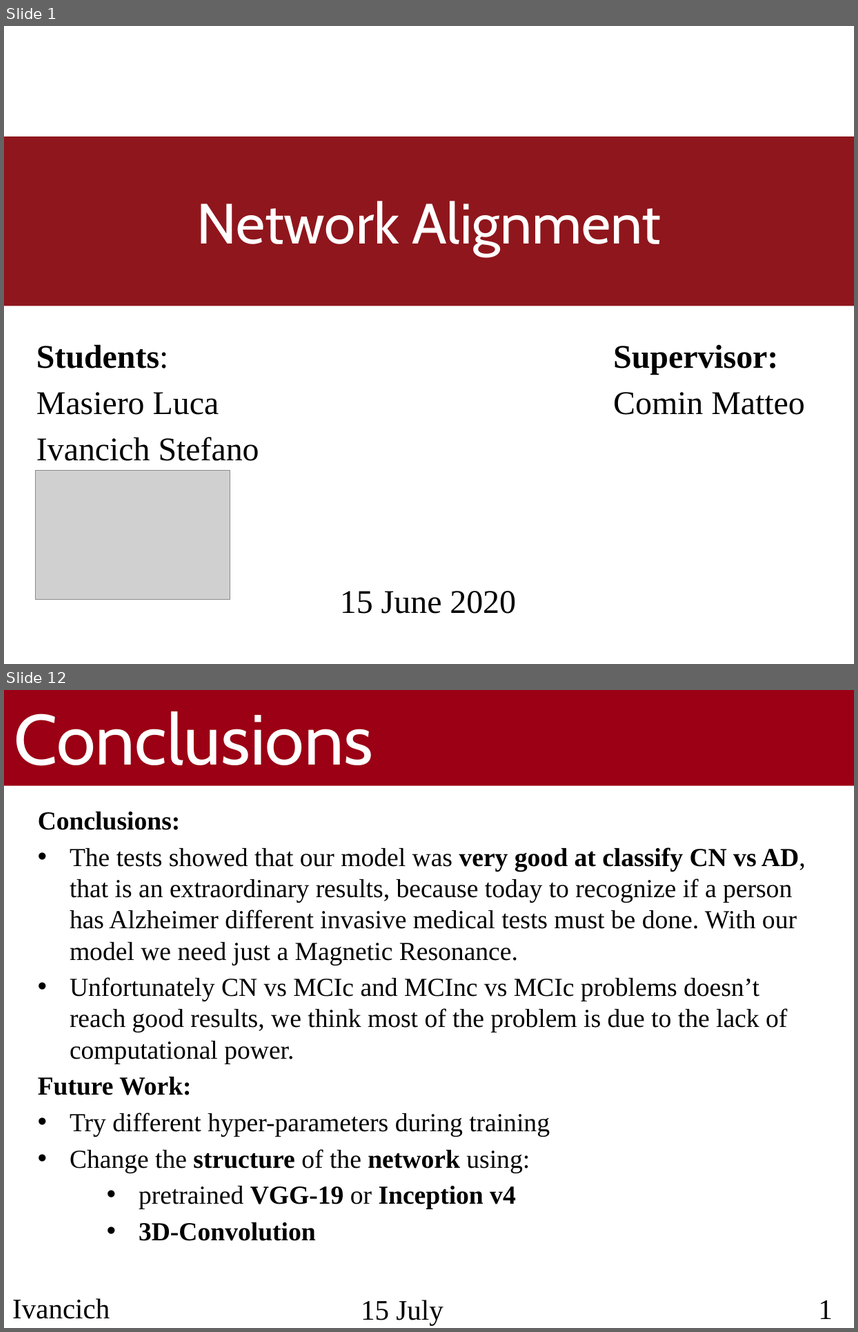
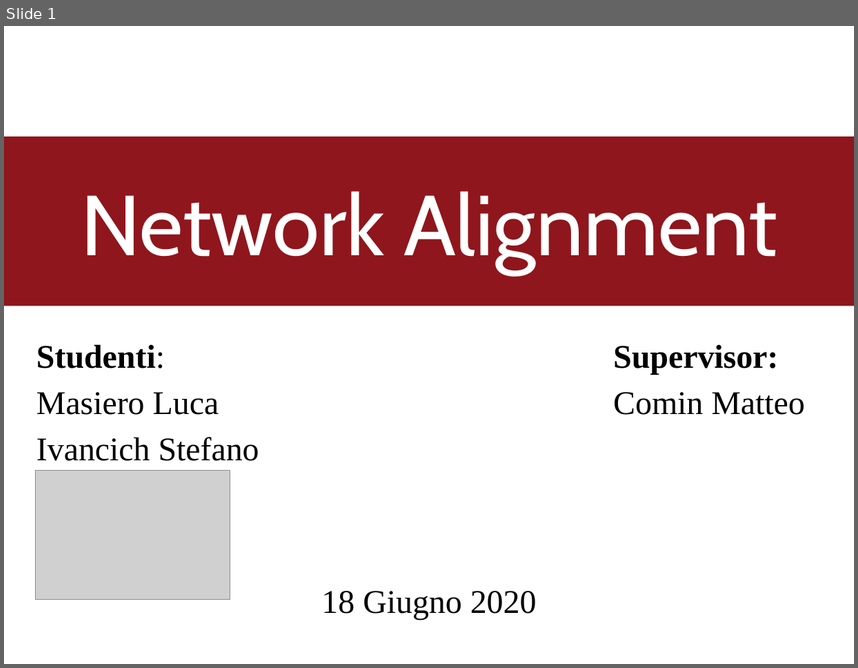
Before and after one commit to TyllanDrake/NetworkAlignment, a slide deck: Presentation/Presentation.pptx. Shown one above the other, each under a label of ours: slides 1 and 12 before the commit, slide 1 after it; the slides between them are not shown. The pictures are 858x1332 and 858x668 pixels, drawn with LibreOffice and Linux fonts; fonts in the diff are those of the drawing; grey boxes stand for pictures; background and template pictures are left out. Boxes give left, top, right and bottom in pixels: in the first picture for what was removed or moved away, otherwise in the second. Text is boxed around its words. In the diff, an @@ line names an element or a change of style, - is before the commit and + after.

```diff
--- a/Presentation/Presentation.pptx
+++ b/Presentation/Presentation.pptx
@@ slide 12 removed at bbox=[4, 690, 854, 1328], background #FFFFFF @@
@@ rectangle removed at bbox=[4, 690, 854, 786] @@
@@ text removed at bbox=[14, 711, 373, 766] @@
-Conclusions
@@ text removed at bbox=[38, 811, 806, 1241] @@
-Conclusions:
-• The tests showed that our model was very good at classify CN vs AD, that is an extraordinary results, because today to recognize if a person has Alzheimer different invasive medical tests must be done. With our model we need just a Magnetic Resonance.
-• Unfortunately CN vs MCIc and MCInc vs MCIc problems doesn’t reach good results, we think most of the problem is due to the lack of computational power.
-Future Work:
-• Try different hyper-parameters during training
-• Change the structure of the network using:
-  • pretrained VGG-19 or Inception v4
-  • 3D-Convolution
@@ text removed at bbox=[810, 1286, 854, 1328] @@
-11
@@ text removed at bbox=[12, 1298, 110, 1319] @@
-Ivancich Stefano
@@ text removed at bbox=[361, 1299, 443, 1325] @@
-15 July 2019
@@ slide 1 changed as well @@
@@ title "Network Alignment" at bbox=[4, 136, 854, 305]: size 48 to 72 pt @@
@@ text at bbox=[36, 344, 165, 368]: text changed @@
-Students:
+Studenti:
@@ text at bbox=[321, 590, 537, 619]: text changed @@
-15 June 2020
+18 Giugno 2020
```
Also in this commit, not shown: 13 slides added, 11 other slides removed.
